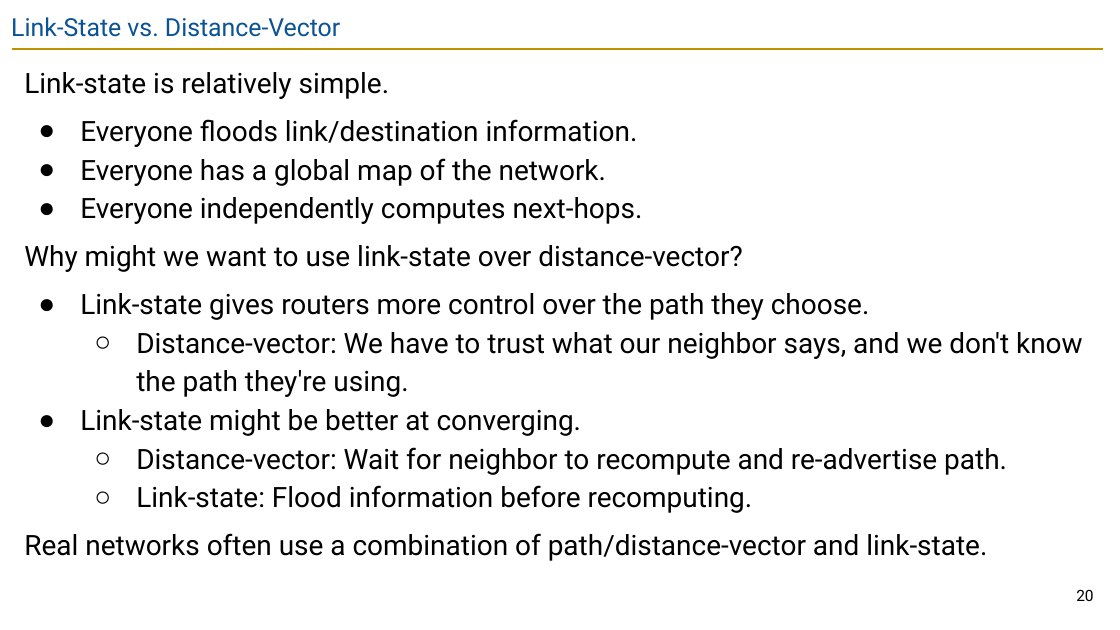
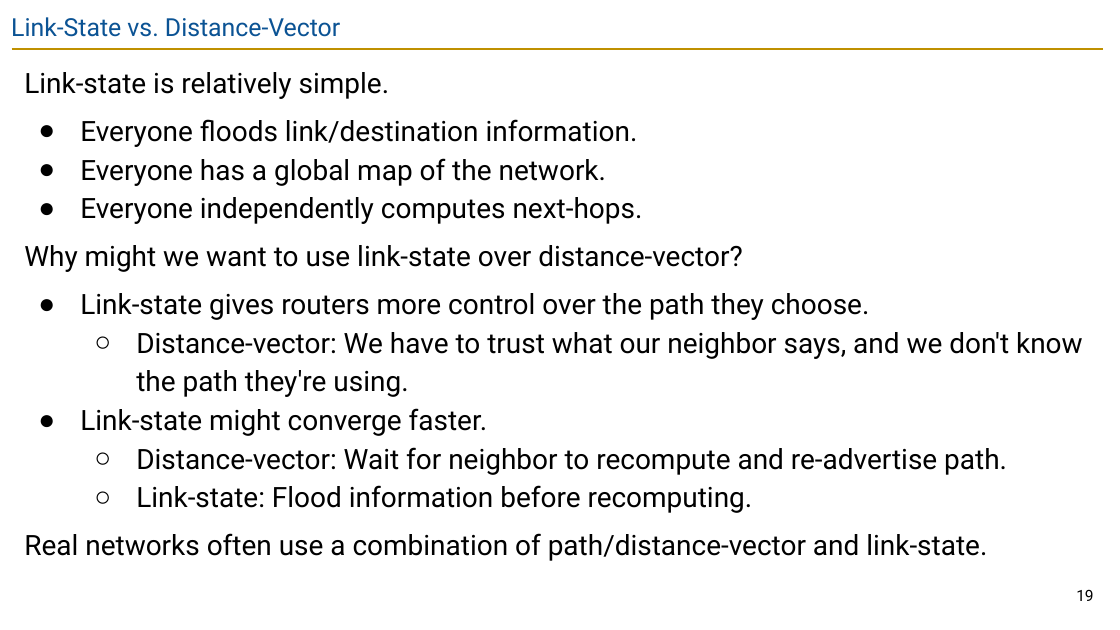
Before and after one commit to guhofstra/CSC175Sp26, a slide deck: slide 19 of PPTs/Lecture 5.3 - Link-State.pptx (slide 20 before the commit). Drawn at 1120x630 pixels with LibreOffice and Linux fonts; fonts in the diff are those of the drawing. Boxes give left, top, right and bottom in pixels: in the first picture for what was removed or moved away, otherwise in the second. Text is boxed around its words. In the diff, an @@ line names an element or a change of style, - is before the commit and + after.

```diff
--- a/PPTs/Lecture 5.3 - Link-State.pptx
+++ b/PPTs/Lecture 5.3 - Link-State.pptx
@@ text at [80, 408, 488, 436]: text changed @@
-● Link-state might be better at converging.
+● Link-state might converge faster.
@@ page number at [1076, 589, 1093, 601]: text changed @@
-20
+19
```
Also in this commit, not shown: 5 other slides changed, 1 slide removed, 8 other files.
